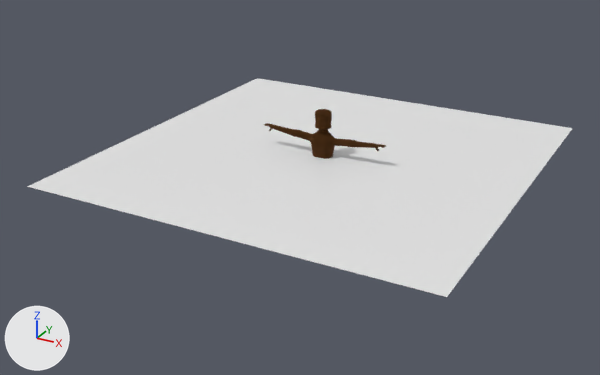
What one commit did to the glTF model assets/models/stickman.glb.
One viewpoint serves both versions: a 50 mm lens placed at (5.28, -10.33, 4.55), pointed at (-0.25, -0.28, -0.48). The lights are fixed; the arrows at lower left show +X, +Y and +Z. Where no turn or scale is listed for an object, it has been applied to the vertices.

The older version as bpy lines, for what is in view:
```python
mat_material_001 = principled_material('Material.001')
mat_material_001.texture = img_stickman_albedo
mat_material_001.metallic = 1.0
mat_material_001.roughness = 1.0
me_cylinder_001 = bpy.data.meshes.new('Cylinder.001')
me_cylinder_001.from_pydata(...)  # 2300 vertices, 4608 faces; spans x -0.99..0.99, y -0.17..0.14, z -1.85..-0.06
me_cylinder_001.materials.append(mat_material_001)  # picture img_stickman_albedo
me_plane = bpy.data.meshes.new('Plane')
me_plane.from_pydata([(-1.0, -1.0, 0.0), (1.0, 1.0, 0.0), (-1.0, 1.0, 0.0), (1.0, -1.0, 0.0)], [], [(0, 1, 2), (0, 3, 1)])
ob_cylinder = bpy.data.objects.new('Cylinder', me_cylinder_001)
ob_cylinder.location = (0.0, -0.03, 0.77)
ob_plane = bpy.data.objects.new('Plane', me_plane)
ob_plane.location = (0.0, 0.0, 0.0)
ob_plane.scale = (3.0, 3.0, 3.0)
```
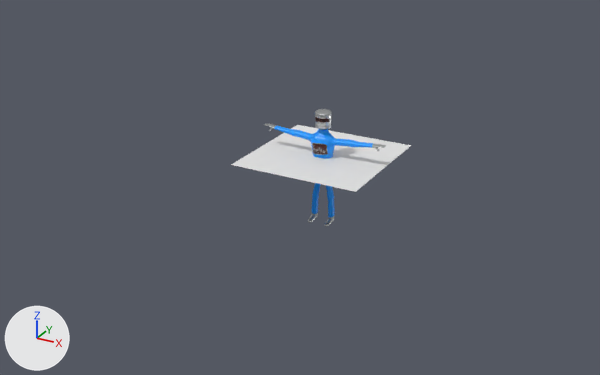
The change, as a diff of the scene's bpy script:
```diff
--- a/assets/models/stickman.glb.py
+++ b/assets/models/stickman.glb.py
@@ img_stickman_paint_stickman_basecolor @@
+img_stickman_paint_stickman_basecolor = load_image('stickman-paint_stickman_BaseColor', '_unpacked/stickman-paint_stickman_BaseColor', 1024, 1024, 'sRGB')
@@ img_stickman_paint_stickman_occlusionroughmetal @@
+img_stickman_paint_stickman_occlusionroughmetal = load_image('stickman-paint_stickman_OcclusionRoughMetal', '_unpacked/stickman-paint_stickman_OcclusionRoughMetal', 1024, 1024, 'Non-Color')
@@ img_stickman_paint_stickman_normal @@
+img_stickman_paint_stickman_normal = load_image('stickman-paint_stickman_Normal', '_unpacked/stickman-paint_stickman_Normal', 1024, 1024, 'Non-Color')
@@ mat_material_001 @@
 mat_material_001 = bpy.data.materials.new('Material.001')
-# nodes: BsdfPrincipled, OutputMaterial, TexImage
-# uses the picture img_stickman_albedo
+# nodes: BsdfPrincipled, NormalMap, OutputMaterial, SeparateColor, TexImage x3
+# uses the picture img_stickman_paint_stickman_basecolor
+# uses the picture img_stickman_paint_stickman_normal
+# uses the picture img_stickman_paint_stickman_occlusionroughmetal
@@ ob_plane @@
 ob_plane.location = (0.0, 0.0, 0.0)
-ob_plane.scale = (3.0, 3.0, 3.0)
```

Pixel boxes (x1, y1, x2, y2) of what changed, in the pictures (600 x 375 px):
'Plane', rescaled (67% narrower, 69% shorter)
    before: (27, 78, 573, 297)
    after: (231, 125, 411, 192)
'Cylinder', surface changed
    both: (265, 109, 386, 227)
